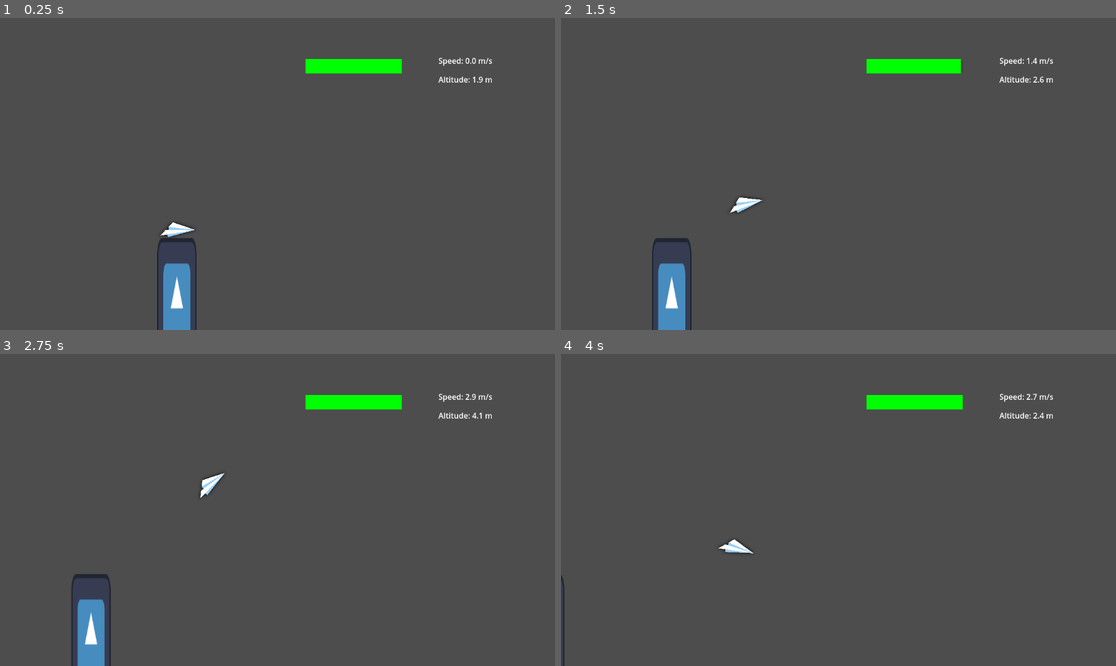
Above: before the commit, frames 1-4 (two rows, left to right).
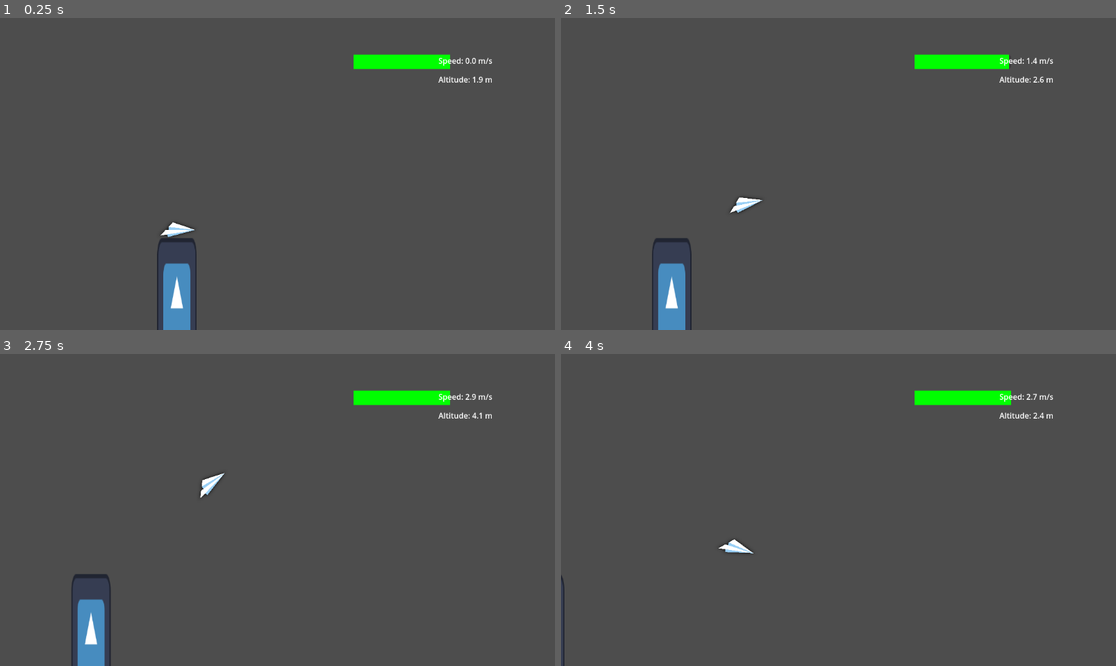
Above: after the commit, the same moments.

Repository: STUDIO-SINOKAYO/planegame
Game: Godot game, scene res://Scenes/level.tscn
Two runs of this game, one before a commit and one after it. Both use one fixed random seed, a clock stepped at 60 frames per second and the inputs below. The engine's default icon, where the game draws it, is replaced by a stand-in: a white triangle on a blue panel in a dark square.
Inputs (mouse positions are in pixels of both pictures, inside the frame that each line leads up to):
- Up to frame 1 (0.25 s): no input
- Up to frame 2 (1.5 s): tap Enter (ui_accept) at 0.5, 0.77 s; move the mouse to (960, 158) at 0.52 s; right-click (960, 158) at 0.6 s; click (960, 158) at 0.67 s; move the mouse to (727, 189) at 1.27 s; right-click (727, 189) at 1.35 s; click (727, 189) at 1.42 s
- Up to frame 3 (2.75 s): tap Enter (ui_accept) at 1.52 s; move the mouse to (333, 441) at 2.02 s; right-click (333, 441) at 2.1 s; click (333, 441) at 2.17 s
- Up to frame 4 (4 s): move the mouse to (810, 572) at 2.77 s; right-click (810, 572) at 2.85 s; click (810, 572) at 2.92 s; tap Enter (ui_accept) at 3.02, 3.77 s; move the mouse to (1005, 556) at 3.52 s; right-click (1005, 556) at 3.6 s; click (1005, 556) at 3.67 s

The runs differ from the first frame. In frame 1, 1.1% of the frame differs, in the area x 54-82%, y 11-18%; in frame 2, 1.1%; in frame 3, 1.1%; in frame 4, 1.1%.

Commit message:
Update level.tscn

Diff:
--- a/Scenes/level.tscn
+++ b/Scenes/level.tscn
@@ -6,17 +6,15 @@
 [ext_resource type="Texture2D" uid="uid://cfof2t4pe4mmt" path="res://Assets/Sprites/PLANE.png" id="4_8c0lf"]
 [ext_resource type="Texture2D" uid="uid://doxgbjthq1fb8" path="res://Assets/Sprites/cloud1.png" id="5_luodc"]
 [ext_resource type="Texture2D" uid="uid://c2ma8uiowqrt3" path="res://Assets/Sprites/cloud2.png" id="6_1cgv8"]
-[ext_resource type="PackedScene" path="res://Scenes/clouds.tscn" id="7_8c0lf"]
 [ext_resource type="Texture2D" uid="uid://bcqnc3csg7q4e" path="res://Assets/Sprites/land2.png" id="7_ais7f"]
 [ext_resource type="Texture2D" uid="uid://b1mar0ene2plg" path="res://Assets/Sprites/land4.png" id="8_re0q2"]
 [ext_resource type="Texture2D" uid="uid://bo1gns3t6l0v" path="res://Assets/Sprites/land1.png" id="9_fq0f7"]
 [ext_resource type="Texture2D" uid="uid://bdnkly22vm7fp" path="res://Assets/Sprites/THE SUN.png" id="9_oqgf2"]
 [ext_resource type="Texture2D" uid="uid://bt5gu5c2drbbh" path="res://Assets/Sprites/land3.png" id="10_bp4cd"]
-[ext_resource type="Script" path="res://Scripts/sun.gd" id="10_qxfql"]
+[ext_resource type="Script" uid="uid://dnpn0f20ri5rw" path="res://Scripts/sun.gd" id="10_qxfql"]
 [ext_resource type="AudioStream" uid="uid://bof2sa7cb31ir" path="res://Assets/Sounds/explosion.ogg" id="11_qxfql"]
 [ext_resource type="Texture2D" uid="uid://cn88atdxeptr1" path="res://Assets/Sprites/Tree1.png" id="12_c7le1"]
-[ext_resource type="PackedScene" path="res://Scenes/solid_obstacle.tscn" id="13_2klc5"]
-[ext_resource type="Texture2D" uid="uid://bkoltqpjyngtt" path="res://Assets/Sprites/tree2.png" id="14_nngtn"]
+[ext_resource type="PackedScene" uid="uid://blnnng7cwudpl" path="res://Scenes/solid_obstacle.tscn" id="13_2klc5"]
 [ext_resource type="Texture2D" uid="uid://bt6hi8nvwtlpt" path="res://Assets/Sprites/tree3.png" id="15_00k4y"]
 [ext_resource type="Texture2D" uid="uid://c74d6k087ivsr" path="res://Assets/Sprites/house.png" id="15_vofx3"]
 [ext_resource type="Texture2D" uid="uid://cseuwuhyyle6a" path="res://Assets/Sprites/tree4.png" id="16_3a44l"]
@@ -36,12 +34,49 @@
 [ext_resource type="AudioStream" uid="uid://h7c10w6jlwnl" path="res://Assets/Sounds/plane_boost.ogg" id="25_u0did"]
 [ext_resource type="Texture2D" uid="uid://ducpqa3tltecg" path="res://Assets/Sprites/lightning.png" id="26_1cgv8"]
 [ext_resource type="Texture2D" uid="uid://b3chqkk6e56y2" path="res://Assets/Sprites/fire5.png" id="26_bp4cd"]
+[ext_resource type="Texture2D" uid="uid://dpdt7g872b4mo" path="res://Assets/Sprites/MILL.png" id="32_ogdfn"]
+[ext_resource type="Texture2D" uid="uid://l2nx1ilpxvtt" path="res://Assets/Sprites/MILLWHEEL.png" id="33_l1uqm"]
+[ext_resource type="Texture2D" uid="uid://by4wxuk76rpin" path="res://Assets/Sprites/WAVES1FRONT.png" id="34_gx30c"]
+[ext_resource type="Texture2D" uid="uid://byqcb07uk6egf" path="res://Assets/Sprites/WHALE.png" id="35_jmchl"]
+[ext_resource type="Texture2D" uid="uid://dbmueoa6lp7et" path="res://Assets/Sprites/MEGALODON.png" id="36_s14gf"]
+[ext_resource type="Texture2D" uid="uid://dm8hibwg4jjsw" path="res://Assets/Sprites/TREES4SNOW.png" id="37_cpxpw"]
+[ext_resource type="Texture2D" uid="uid://dq5srxi32mnoj" path="res://Assets/Sprites/HOUSESNOW1.png" id="38_wbq00"]
+[ext_resource type="Texture2D" uid="uid://bvw0rnejlt445" path="res://Assets/Sprites/HOUSESNOW2.png" id="39_dx6so"]
+[ext_resource type="Texture2D" uid="uid://d4iged6xrnjts" path="res://Assets/Sprites/HOUSESNOW3.png" id="40_54tli"]
+[ext_resource type="Texture2D" uid="uid://4bem8c5tm28t" path="res://Assets/Sprites/LANDSNOW1.png" id="41_8huh7"]
+[ext_resource type="Texture2D" uid="uid://cl6gv22ppqq88" path="res://Assets/Sprites/LANDSNOW2.png" id="42_2veds"]
+[ext_resource type="Texture2D" uid="uid://w8eem3on3jpi" path="res://Assets/Sprites/LANDSNOW3.png" id="43_m4bds"]
 
 [sub_resource type="CircleShape2D" id="CircleShape2D_754fn"]
 radius = 12.0416
 
 [sub_resource type="CircleShape2D" id="CircleShape2D_ha31o"]
 radius = 77.2787
+
+[sub_resource type="Animation" id="Animation_fq0f7"]
+length = 0.001
+tracks/0/type = "bezier"
+tracks/0/imported = false
+tracks/0/enabled = true
+tracks/0/path = NodePath(".:position:x")
+tracks/0/interp = 1
+tracks/0/loop_wrap = true
+tracks/0/keys = {
+"handle_modes": PackedInt32Array(0),
+"points": PackedFloat32Array(2408, -0.25, 0, 0.25, 0),
+"times": PackedFloat32Array(0)
+}
+tracks/1/type = "bezier"
+tracks/1/imported = false
+tracks/1/enabled = true
+tracks/1/path = NodePath(".:position:y")
+tracks/1/interp = 1
+tracks/1/loop_wrap = true
+tracks/1/keys = {
+"handle_modes": PackedInt32Array(0),
+"points": PackedFloat32Array(199, -0.25, 0, 0.25, 0),
+"times": PackedFloat32Array(0)
+}
 
 [sub_resource type="Animation" id="Animation_re0q2"]
 resource_name = "sun jumpscare"
@@ -68,63 +103,79 @@
 "times": PackedFloat32Array(0, 0.533333, 1)
 }
 
-[sub_resource type="Animation" id="Animation_fq0f7"]
+[sub_resource type="AnimationLibrary" id="AnimationLibrary_bp4cd"]
+_data = {
+&"RESET": SubResource("Animation_fq0f7"),
+&"sun jumpscare": SubResource("Animation_re0q2")
+}
+
+[sub_resource type="RectangleShape2D" id="RectangleShape2D_00k4y"]
+size = Vector2(65.25, 94.5)
+
+[sub_resource type="RectangleShape2D" id="RectangleShape2D_3a44l"]
+size = Vector2(24, 68.25)
+
+[sub_resource type="CircleShape2D" id="CircleShape2D_pnhnk"]
+radius = 53.0848
+
+[sub_resource type="CircleShape2D" id="CircleShape2D_24uko"]
+radius = 25.1794
+
+[sub_resource type="CircleShape2D" id="CircleShape2D_gf56v"]
+radius = 29.1548
+
+[sub_resource type="RectangleShape2D" id="RectangleShape2D_6y3s5"]
+size = Vector2(265.5, 101.5)
+
+[sub_resource type="CircleShape2D" id="CircleShape2D_u0did"]
+radius = 78.0064
+
+[sub_resource type="Animation" id="Animation_d3deu"]
 length = 0.001
 tracks/0/type = "bezier"
 tracks/0/imported = false
 tracks/0/enabled = true
-tracks/0/path = NodePath(".:position:x")
+tracks/0/path = NodePath(".:scale:x")
 tracks/0/interp = 1
 tracks/0/loop_wrap = true
 tracks/0/keys = {
 "handle_modes": PackedInt32Array(0),
-"points": PackedFloat32Array(2408, -0.25, 0, 0.25, 0),
+"points": PackedFloat32Array(1, -0.25, 0, 0.25, 0),
 "times": PackedFloat32Array(0)
 }
 tracks/1/type = "bezier"
 tracks/1/imported = false
 tracks/1/enabled = true
-tracks/1/path = NodePath(".:position:y")
+tracks/1/path = NodePath(".:scale:y")
 tracks/1/interp = 1
 tracks/1/loop_wrap = true
 tracks/1/keys = {
 "handle_modes": PackedInt32Array(0),
-"points": PackedFloat32Array(199, -0.25, 0, 0.25, 0),
+"points": PackedFloat32Array(1, -0.25, 0, 0.25, 0),
 "times": PackedFloat32Array(0)
 }
-
-[sub_resource type="AnimationLibrary" id="AnimationLibrary_bp4cd"]
-_data = {
-&"RESET": SubResource("Animation_fq0f7"),
-&"sun jumpscare": SubResource("Animation_re0q2")
-}
-
-[sub_resource type="RectangleShape2D" id="RectangleShape2D_00k4y"]
-size = Vector2(65.25, 94.5)
-
-[sub_resource type="RectangleShape2D" id="RectangleShape2D_3a44l"]
-size = Vector2(24, 68.25)
-
-[sub_resource type="RectangleShape2D" id="RectangleShape2D_c7le1"]
-size = Vector2(67, 91)
-
-[sub_resource type="RectangleShape2D" id="RectangleShape2D_2klc5"]
-size = Vector2(13, 71)
-
-[sub_resource type="CircleShape2D" id="CircleShape2D_pnhnk"]
-radius = 53.0848
-
-[sub_resource type="CircleShape2D" id="CircleShape2D_24uko"]
-radius = 25.1794
-
-[sub_resource type="CircleShape2D" id="CircleShape2D_gf56v"]
-radius = 29.1548
-
-[sub_resource type="RectangleShape2D" id="RectangleShape2D_6y3s5"]
-size = Vector2(265.5, 101.5)
-
-[sub_resource type="CircleShape2D" id="CircleShape2D_u0did"]
-radius = 78.0064
+tracks/2/type = "bezier"
+tracks/2/imported = false
+tracks/2/enabled = true
+tracks/2/path = NodePath(".:position:x")
+tracks/2/interp = 1
+tracks/2/loop_wrap = true
+tracks/2/keys = {
+"handle_modes": PackedInt32Array(0),
+"points": PackedFloat32Array(3468, -0.25, 0, 0.25, 0),
+"times": PackedFloat32Array(0)
+}
+tracks/3/type = "bezier"
+tracks/3/imported = false
+tracks/3/enabled = true
+tracks/3/path = NodePath(".:position:y")
+tracks/3/interp = 1
+tracks/3/loop_wrap = true
+tracks/3/keys = {
+"handle_modes": PackedInt32Array(0),
+"points": PackedFloat32Array(539, -0.25, 0, 0.25, 0),
+"times": PackedFloat32Array(0)
+}
 
 [sub_resource type="Animation" id="Animation_bp4cd"]
 resource_name = "tree jumpscare"
@@ -173,53 +224,6 @@
 "times": PackedFloat32Array(0, 0.53)
 }
 
-[sub_resource type="Animation" id="Animation_d3deu"]
-length = 0.001
-tracks/0/type = "bezier"
-tracks/0/imported = false
-tracks/0/enabled = true
-tracks/0/path = NodePath(".:scale:x")
-tracks/0/interp = 1
-tracks/0/loop_wrap = true
-tracks/0/keys = {
-"handle_modes": PackedInt32Array(0),
-"points": PackedFloat32Array(1, -0.25, 0, 0.25, 0),
-"times": PackedFloat32Array(0)
-}
-tracks/1/type = "bezier"
-tracks/1/imported = false
-tracks/1/enabled = true
-tracks/1/path = NodePath(".:scale:y")
-tracks/1/interp = 1
-tracks/1/loop_wrap = true
-tracks/1/keys = {
-"handle_modes": PackedInt32Array(0),
-"points": PackedFloat32Array(1, -0.25, 0, 0.25, 0),
-"times": PackedFloat32Array(0)
-}
-tracks/2/type = "bezier"
-tracks/2/imported = false
-tracks/2/enabled = true
-tracks/2/path = NodePath(".:position:x")
-tracks/2/interp = 1
-tracks/2/loop_wrap = true
-tracks/2/keys = {
-"handle_modes": PackedInt32Array(0),
-"points": PackedFloat32Array(3468, -0.25, 0, 0.25, 0),
-"times": PackedFloat32Array(0)
-}
-tracks/3/type = "bezier"
-tracks/3/imported = false
-tracks/3/enabled = true
-tracks/3/path = NodePath(".:position:y")
-tracks/3/interp = 1
-tracks/3/loop_wrap = true
-tracks/3/keys = {
-"handle_modes": PackedInt32Array(0),
-"points": PackedFloat32Array(539, -0.25, 0, 0.25, 0),
-"times": PackedFloat32Array(0)
-}
-
 [sub_resource type="AnimationLibrary" id="AnimationLibrary_csjfj"]
 _data = {
 &"RESET": SubResource("Animation_d3deu"),
@@ -243,6 +247,21 @@
 
 [sub_resource type="CircleShape2D" id="CircleShape2D_maxl3"]
 radius = 13.4536
+
+[sub_resource type="Animation" id="Animation_fmtd1"]
+length = 0.001
+tracks/0/type = "value"
+tracks/0/imported = false
+tracks/0/enabled = true
+tracks/0/path = NodePath(".:position")
+tracks/0/interp = 1
+tracks/0/loop_wrap = true
+tracks/0/keys = {
+"times": PackedFloat32Array(0),
+"transitions": PackedFloat32Array(1),
+"update": 0,
+"values": [Vector2(0, 400)]
+}
 
 [sub_resource type="Animation" id="Animation_nkhef"]
 resource_name = "shake"
@@ -260,7 +279,16 @@
 "values": [Vector2(0, 0), Vector2(-1, 2), Vector2(2.48485, 1.0303), Vector2(0, 0)]
 }
 
-[sub_resource type="Animation" id="Animation_fmtd1"]
+[sub_resource type="AnimationLibrary" id="AnimationLibrary_5o4ln"]
+_data = {
+&"RESET": SubResource("Animation_fmtd1"),
+&"shake": SubResource("Animation_nkhef")
+}
+
+[sub_resource type="CircleShape2D" id="CircleShape2D_d3deu"]
+radius = 16.1245
+
+[sub_resource type="Animation" id="Animation_maxl3"]
 length = 0.001
 tracks/0/type = "value"
 tracks/0/imported = false
@@ -274,15 +302,6 @@
 "update": 0,
 "values": [Vector2(0, 400)]
 }
-
-[sub_resource type="AnimationLibrary" id="AnimationLibrary_5o4ln"]
-_data = {
-&"RESET": SubResource("Animation_fmtd1"),
-&"shake": SubResource("Animation_nkhef")
-}
-
-[sub_resource type="CircleShape2D" id="CircleShape2D_d3deu"]
-radius = 16.1245
 
 [sub_resource type="Animation" id="Animation_ag4x3"]
 resource_name = "shake"
@@ -300,7 +319,34 @@
 "values": [Vector2(0, 0), Vector2(2, 0), Vector2(-2.06061, -1), Vector2(0, 0)]
 }
 
-[sub_resource type="Animation" id="Animation_maxl3"]
+[sub_resource type="AnimationLibrary" id="AnimationLibrary_md013"]
+_data = {
+&"RESET": SubResource("Animation_maxl3"),
+&"shake": SubResource("Animation_ag4x3")
+}
+
+[sub_resource type="RectangleShape2D" id="RectangleShape2D_nkhef"]
+size = Vector2(620, 58)
+
+[sub_resource type="RectangleShape2D" id="RectangleShape2D_fmtd1"]
+size = Vector2(205.5, 79)
+
+[sub_resource type="RectangleShape2D" id="RectangleShape2D_5o4ln"]
+size = Vector2(44.5, 100)
+
+[sub_resource type="RectangleShape2D" id="RectangleShape2D_ag4x3"]
+size = Vector2(46, 55)
+
+[sub_resource type="CircleShape2D" id="CircleShape2D_53r2q"]
+radius = 44.0114
+
+[sub_resource type="CircleShape2D" id="CircleShape2D_luodc"]
+radius = 38.0
+
+[sub_resource type="RectangleShape2D" id="RectangleShape2D_1cgv8"]
+size = Vector2(13, 64)
+
+[sub_resource type="Animation" id="Animation_l1uqm"]
 length = 0.001
 tracks/0/type = "value"
 tracks/0/imported = false
@@ -312,35 +358,68 @@
 "times": PackedFloat32Array(0),
 "transitions": PackedFloat32Array(1),
 "update": 0,
-"values": [Vector2(0, 400)]
-}
-
-[sub_resource type="AnimationLibrary" id="AnimationLibrary_md013"]
-_data = {
-&"RESET": SubResource("Animation_maxl3"),
-&"shake": SubResource("Animation_ag4x3")
-}
-
-[sub_resource type="RectangleShape2D" id="RectangleShape2D_nkhef"]
-size = Vector2(620, 58)
-
-[sub_resource type="RectangleShape2D" id="RectangleShape2D_fmtd1"]
-size = Vector2(205.5, 79)
-
-[sub_resource type="RectangleShape2D" id="RectangleShape2D_5o4ln"]
-size = Vector2(44.5, 100)
-
-[sub_resource type="RectangleShape2D" id="RectangleShape2D_ag4x3"]
-size = Vector2(46, 55)
-
-[sub_resource type="CircleShape2D" id="CircleShape2D_53r2q"]
-radius = 44.0114
-
-[sub_resource type="CircleShape2D" id="CircleShape2D_luodc"]
-radius = 38.0
-
-[sub_resource type="RectangleShape2D" id="RectangleShape2D_1cgv8"]
-size = Vector2(13, 64)
+"values": [Vector2(5718, 563)]
+}
+tracks/1/type = "value"
+tracks/1/imported = false
+tracks/1/enabled = true
+tracks/1/path = NodePath("../Fire1:position")
+tracks/1/interp = 1
+tracks/1/loop_wrap = true
+tracks/1/keys = {
+"times": PackedFloat32Array(0),
+"transitions": PackedFloat32Array(1),
+"update": 0,
+"values": [Vector2(6155, 645)]
+}
+tracks/2/type = "value"
+tracks/2/imported = false
+tracks/2/enabled = true
+tracks/2/path = NodePath("../FireGround1:position")
+tracks/2/interp = 1
+tracks/2/loop_wrap = true
+tracks/2/keys = {
+"times": PackedFloat32Array(0),
+"transitions": PackedFloat32Array(1),
+"update": 0,
+"values": [Vector2(0, 300)]
+}
+tracks/3/type = "value"
+tracks/3/imported = false
+tracks/3/enabled = true
+tracks/3/path = NodePath("../Fire5:position")
+tracks/3/interp = 1
+tracks/3/loop_wrap = true
+tracks/3/keys = {
+"times": PackedFloat32Array(0),
+"transitions": PackedFloat32Array(1),
+"update": 0,
+"values": [Vector2(0, 0)]
+}
+tracks/4/type = "value"
+tracks/4/imported = false
+tracks/4/enabled = true
+tracks/4/path = NodePath("../Fire4:position")
+tracks/4/interp = 1
+tracks/4/loop_wrap = true
+tracks/4/keys = {
+"times": PackedFloat32Array(0),
+"transitions": PackedFloat32Array(1),
+"update": 0,
+"values": [Vector2(-1.401, 350)]
+}
+tracks/5/type = "value"
+tracks/5/imported = false
+tracks/5/enabled = true
+tracks/5/path = NodePath("../Fire3:position")
+tracks/5/interp = 1
+tracks/5/loop_wrap = true
+tracks/5/keys = {
+"times": PackedFloat32Array(0),
+"transitions": PackedFloat32Array(1),
+"update": 0,
+"values": [Vector2(2.143, 400)]
+}
 
 [sub_resource type="Animation" id="Animation_ogdfn"]
 resource_name = "fire appear"
@@ -418,7 +497,16 @@
 "values": [Vector2(2.143, 400), Vector2(2.143, 0)]
 }
 
-[sub_resource type="Animation" id="Animation_l1uqm"]
+[sub_resource type="AnimationLibrary" id="AnimationLibrary_gx30c"]
+_data = {
+&"RESET": SubResource("Animation_l1uqm"),
+&"fire appear": SubResource("Animation_ogdfn")
+}
+
+[sub_resource type="CircleShape2D" id="CircleShape2D_csjfj"]
+radius = 11.0
+
+[sub_resource type="Animation" id="Animation_s14gf"]
 length = 0.001
 tracks/0/type = "value"
 tracks/0/imported = false
@@ -427,80 +515,11 @@
 tracks/0/interp = 1
 tracks/0/loop_wrap = true
 tracks/0/keys = {
-"times": PackedFloat32Array(0),
-"transitions": PackedFloat32Array(1),
-"update": 0,
-"values": [Vector2(5718, 563)]
-}
-tracks/1/type = "value"
-tracks/1/imported = false
-tracks/1/enabled = true
-tracks/1/path = NodePath("../Fire1:position")
-tracks/1/interp = 1
-tracks/1/loop_wrap = true
-tracks/1/keys = {
-"times": PackedFloat32Array(0),
-"transitions": PackedFloat32Array(1),
-"update": 0,
-"values": [Vector2(6155, 645)]
-}
-tracks/2/type = "value"
-tracks/2/imported = false
-tracks/2/enabled = true
-tracks/2/path = NodePath("../FireGround1:position")
-tracks/2/interp = 1
-tracks/2/loop_wrap = true
-tracks/2/keys = {
-"times": PackedFloat32Array(0),
-"transitions": PackedFloat32Array(1),
-"update": 0,
-"values": [Vector2(0, 300)]
-}
-tracks/3/type = "value"
-tracks/3/imported = false
-tracks/3/enabled = true
-tracks/3/path = NodePath("../Fire5:position")
-tracks/3/interp = 1
-tracks/3/loop_wrap = true
-tracks/3/keys = {
-"times": PackedFloat32Array(0),
-"transitions": PackedFloat32Array(1),
-"update": 0,
-"values": [Vector2(0, 0)]
-}
-tracks/4/type = "value"
-tracks/4/imported = false
-tracks/4/enabled = true
-tracks/4/path = NodePath("../Fire4:position")
-tracks/4/interp = 1
-tracks/4/loop_wrap = true
-tracks/4/keys = {
-"times": PackedFloat32Array(0),
-"transitions": PackedFloat32Array(1),
-"update": 0,
-"values": [Vector2(-1.401, 350)]
-}
-tracks/5/type = "value"
-tracks/5/imported = false
-tracks/5/enabled = true
-tracks/5/path = NodePath("../Fire3:position")
-tracks/5/interp = 1
-tracks/5/loop_wrap = true
-tracks/5/keys = {
-"times": PackedFloat32Array(0),
-"transitions": PackedFloat32Array(1),
-"update": 0,
-"values": [Vector2(2.143, 400)]
-}
-
-[sub_resource type="AnimationLibrary" id="AnimationLibrary_gx30c"]
-_data = {
-&"RESET": SubResource("Animation_l1uqm"),
-&"fire appear": SubResource("Animation_ogdfn")
-}
-
-[sub_resource type="CircleShape2D" id="CircleShape2D_csjfj"]
-radius = 11.0
+"times": PackedFloat32Array(0, 0.001),
+"transitions": PackedFloat32Array(1, 1),
+"update": 0,
+"values": [Vector2(0, 400), Vector2(0, 400)]
+}
 
 [sub_resource type="Animation" id="Animation_jmchl"]
 resource_name = "shake"
@@ -518,7 +537,40 @@
 "values": [Vector2(0, 0), Vector2(-2, -1), Vector2(2, 0), Vector2(0, 0)]
 }
 
-[sub_resource type="Animation" id="Animation_s14gf"]
+[sub_resource type="AnimationLibrary" id="AnimationLibrary_cpxpw"]
+_data = {
+&"RESET": SubResource("Animation_s14gf"),
+&"shake": SubResource("Animation_jmchl")
+}
+
+[sub_resource type="RectangleShape2D" id="RectangleShape2D_0cmrb"]
+size = Vector2(127, 215)
+
+[sub_resource type="CircleShape2D" id="CircleShape2D_nngtn"]
+radius = 46.0109
+
+[sub_resource type="RectangleShape2D" id="RectangleShape2D_t205d"]
+size = Vector2(202, 119)
+
+[sub_resource type="RectangleShape2D" id="RectangleShape2D_idpk0"]
+size = Vector2(34.5, 104)
+
+[sub_resource type="CircleShape2D" id="CircleShape2D_dw52x"]
+radius = 92.0
+
+[sub_resource type="CircleShape2D" id="CircleShape2D_6y3s5"]
+radius = 81.0062
+
+[sub_resource type="RectangleShape2D" id="RectangleShape2D_dw52x"]
+size = Vector2(21.75, 226)
+
+[sub_resource type="RectangleShape2D" id="RectangleShape2D_ais7f"]
+size = Vector2(39, 132)
+
+[sub_resource type="RectangleShape2D" id="RectangleShape2D_re0q2"]
+size = Vector2(7.25, 133)
+
+[sub_resource type="Animation" id="Animation_5o4ln"]
 length = 0.001
 tracks/0/type = "value"
 tracks/0/imported = false
@@ -527,44 +579,11 @@
 tracks/0/interp = 1
 tracks/0/loop_wrap = true
 tracks/0/keys = {
-"times": PackedFloat32Array(0, 0.001),
-"transitions": PackedFloat32Array(1, 1),
-"update": 0,
-"values": [Vector2(0, 400), Vector2(0, 400)]
-}
-
-[sub_resource type="AnimationLibrary" id="AnimationLibrary_cpxpw"]
-_data = {
-&"RESET": SubResource("Animation_s14gf"),
-&"shake": SubResource("Animation_jmchl")
-}
-
-[sub_resource type="RectangleShape2D" id="RectangleShape2D_0cmrb"]
-size = Vector2(127, 215)
-
-[sub_resource type="CircleShape2D" id="CircleShape2D_nngtn"]
-radius = 46.0109
-
-[sub_resource type="RectangleShape2D" id="RectangleShape2D_t205d"]
-size = Vector2(202, 119)
-
-[sub_resource type="RectangleShape2D" id="RectangleShape2D_idpk0"]
-size = Vector2(34.5, 104)
-
-[sub_resource type="CircleShape2D" id="CircleShape2D_dw52x"]
-radius = 92.0
-
-[sub_resource type="CircleShape2D" id="CircleShape2D_6y3s5"]
-radius = 81.0062
-
-[sub_resource type="RectangleShape2D" id="RectangleShape2D_dw52x"]
-size = Vector2(21.75, 226)
-
-[sub_resource type="RectangleShape2D" id="RectangleShape2D_ais7f"]
-size = Vector2(39, 132)
-
-[sub_resource type="RectangleShape2D" id="RectangleShape2D_re0q2"]
-size = Vector2(7.25, 133)
+"times": PackedFloat32Array(0),
+"transitions": PackedFloat32Array(1),
+"update": 0,
+"values": [Vector2(0, -900)]
+}
 
 [sub_resource type="Animation" id="Animation_csjfj"]
 resource_name = "strike"
@@ -581,21 +600,6 @@
 "values": [Vector2(0, 0), Vector2(-5, -4), Vector2(-1, -6)]
 }
 
-[sub_resource type="Animation" id="Animation_5o4ln"]
-length = 0.001
-tracks/0/type = "value"
-tracks/0/imported = false
-tracks/0/enabled = true
-tracks/0/path = NodePath(".:position")
-tracks/0/interp = 1
-tracks/0/loop_wrap = true
-tracks/0/keys = {
-"times": PackedFloat32Array(0),
-"transitions": PackedFloat32Array(1),
-"update": 0,
-"values": [Vector2(0, -900)]
-}
-
 [sub_resource type="AnimationLibrary" id="AnimationLibrary_ag4x3"]
 _data = {
 &"RESET": SubResource("Animation_5o4ln"),
@@ -772,25 +776,6 @@
 position = Vector2(7, -64.875)
 shape = SubResource("RectangleShape2D_3a44l")
 
-[node name="Tree2" type="Node2D" parent="Obstacles/Trees"]
-position = Vector2(796, -381)
-
-[node name="Sprite2D" type="Sprite2D" parent="Obstacles/Trees/Tree2"]
-position = Vector2(1, 1)
-scale = Vector2(0.3, 0.3)
-texture = ExtResource("14_nngtn")
-
-[node name="Solid Obstacle" parent="Obstacles/Trees/Tree2" instance=ExtResource("13_2klc5")]
-position = Vector2(1, 3)
-
-[node name="CollisionShape2D" type="CollisionShape2D" parent="Obstacles/Trees/Tree2/Solid Obstacle"]
-position = Vector2(-0.5, 30.5)
-shape = SubResource("RectangleShape2D_c7le1")
-
-[node name="CollisionShape2D2" type="CollisionShape2D" parent="Obstacles/Trees/Tree2/Solid Obstacle"]
-position = Vector2(0.5, -46.5)
-shape = SubResource("RectangleShape2D_2klc5")
-
 [node name="Tree3" type="Node2D" parent="Obstacles/Trees"]
 position = Vector2(2291, 518)
 
@@ -1152,6 +1137,109 @@
 libraries = {
 &"": SubResource("AnimationLibrary_ag4x3")
 }
+
+[node name="Mill" type="Node2D" parent="Obstacles"]
+
+[node name="Sprite2D" type="Sprite2D" parent="Obstacles/Mill"]
+position = Vector2(6869, 518)
+scale = Vector2(0.3, 0.3)
+texture = ExtResource("32_ogdfn")
+
+[node name="Sprite2D2" type="Sprite2D" parent="Obstacles/Mill"]
+position = Vector2(7148, 591)
+scale = Vector2(0.3, 0.3)
+texture = ExtResource("33_l1uqm")
+
+[node name="Waves" type="Node2D" parent="Obstacles"]
+
+[node name="Sprite2D" type="Sprite2D" parent="Obstacles/Waves"]
+position = Vector2(8266, 653)
+scale = Vector2(0.3, 0.3)
+texture = ExtResource("34_gx30c")
+
+[node name="Whale" type="Node2D" parent="Obstacles"]
+
+[node name="Sprite2D" type="Sprite2D" parent="Obstacles/Whale"]
+position = Vector2(7874, 556)
+scale = Vector2(0.3, 0.3)
+texture = ExtResource("35_jmchl")
+
+[node name="Megalo" type="Node2D" parent="Obstacles"]
+
+[node name="Sprite2D" type="Sprite2D" parent="Obstacles/Megalo"]
+position = Vector2(8604, 425)
+scale = Vector2(0.3, 0.3)
+texture = ExtResource("36_s14gf")
+
+[node name="WTree1" type="Node2D" parent="Obstacles"]
+
+[node name="Sprite2D" type="Sprite2D" parent="Obstacles/WTree1"]
+position = Vector2(10844, 539)
+scale = Vector2(0.3, 0.3)
+texture = ExtResource("37_cpxpw")
+
+[node name="WTree2" type="Node2D" parent="Obstacles"]
+
+[node name="Sprite2D" type="Sprite2D" parent="Obstacles/WTree2"]
+position = Vector2(10669, 636)
+scale = Vector2(0.3, 0.3)
+texture = ExtResource("37_cpxpw")
+
+[node name="WTree3" type="Node2D" parent="Obstacles"]
+
+[node name="Sprite2D" type="Sprite2D" parent="Obstacles/WTree3"]
+position = Vector2(9685, 506)
+scale = Vector2(0.3, 0.3)
+texture = ExtResource("37_cpxpw")
+
+[node name="WTree4" type="Node2D" parent="Obstacles"]
+
+[node name="Sprite2D" type="Sprite2D" parent="Obstacles/WTree4"]
+position = Vector2(9472, 534)
+scale = Vector2(0.3, 0.3)
+texture = ExtResource("37_cpxpw")
+
+[node name="HouseSnow1" type="Node2D" parent="Obstacles"]
+
+[node name="Sprite2D" type="Sprite2D" parent="Obstacles/HouseSnow1"]
+position = Vector2(9966, 511)
+scale = Vector2(0.3, 0.3)
+texture = ExtResource("38_wbq00")
+
+[node name="HouseSnow2" type="Node2D" parent="Obstacles"]
+
+[node name="Sprite2D" type="Sprite2D" parent="Obstacles/HouseSnow2"]
+position = Vector2(10333, 585)
+scale = Vector2(0.3, 0.3)
+texture = ExtResource("39_dx6so")
+
+[node name="HouseSnow3" type="Node2D" parent="Obstacles"]
+
+[node name="Sprite2D" type="Sprite2D" parent="Obstacles/HouseSnow3"]
+position = Vector2(12419, 361)
+scale = Vector2(0.3, 0.3)
+texture = ExtResource("40_54tli")
+
+[node name="GroundSnow1" type="Node2D" parent="Obstacles"]
+
+[node name="Sprite2D" type="Sprite2D" parent="Obstacles/GroundSnow1"]
+position = Vector2(10047, 588)
+scale = Vector2(0.2, 0.2)
+texture = ExtResource("41_8huh7")
+
+[node name="GroundSnow3" type="Node2D" parent="Obstacles"]
+
+[node name="Sprite2D" type="Sprite2D" parent="Obstacles/GroundSnow3"]
+position = Vector2(12203, 578)
+scale = Vector2(0.2, 0.2)
+texture = ExtResource("42_2veds")
+
+[node name="GroundSnow4" type="Node2D" parent="Obstacles"]
+
+[node name="Sprite2D" type="Sprite2D" parent="Obstacles/GroundSnow4"]
+position = Vector2(13451, 600)
+scale = Vector2(0.2, 0.2)
+texture = ExtResource("43_m4bds")
 
 [node name="UI" type="CanvasLayer" parent="."]
 
@@ -1177,12 +1265,12 @@
 [node name="StaminaBar" type="ProgressBar" parent="UI/StaminaContainer"]
 layout_mode = 1
 anchors_preset = -1
-anchor_left = -1.49
+anchor_left = -0.99
 anchor_top = 2.167
-anchor_right = -0.49
-anchor_bottom = 3.167
-offset_left = 3.05176e-05
-offset_top = -0.0100021
+anchor_bottom = 2.867
+offset_left = 4.57764e-05
+offset_top = -9.01
+offset_right = 2.0
 offset_bottom = -0.0100021
 grow_horizontal = 2
 grow_vertical = 2
Not shown: 2 places in Scenes/level.tscn that only renumber resources
